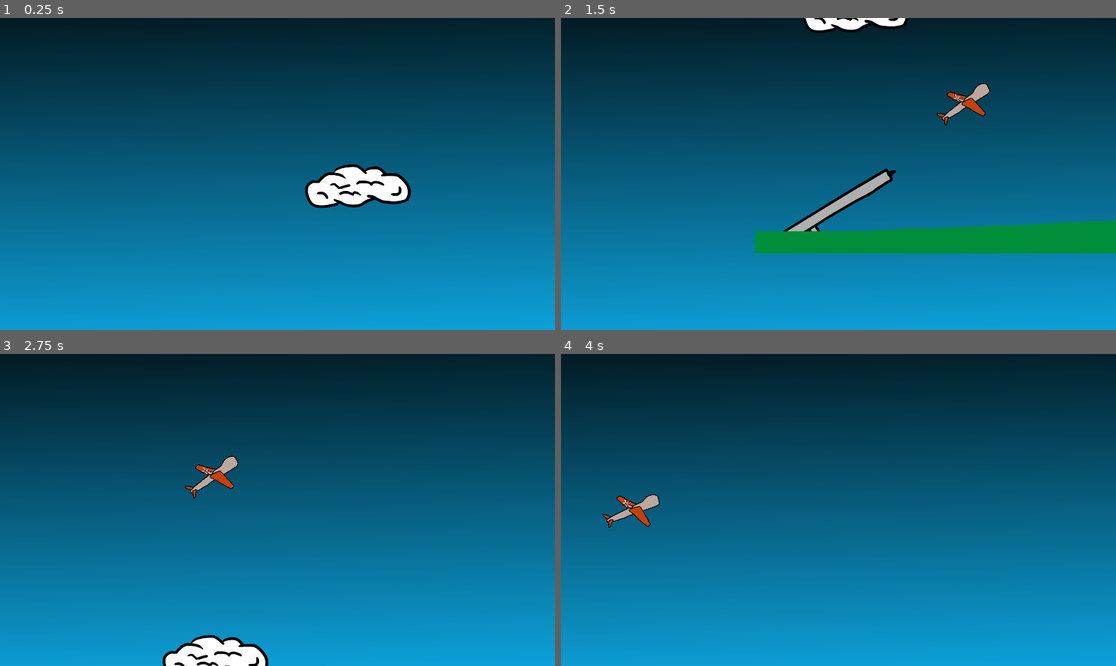
Above: before the commit, frames 1-4 (two rows, left to right).
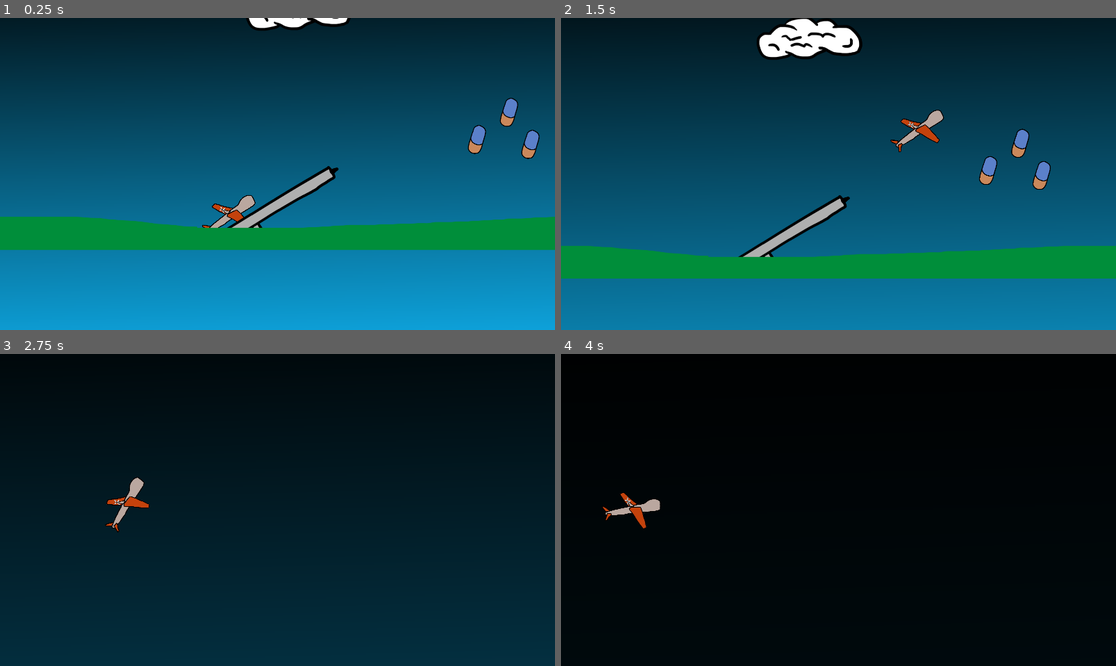
Above: after the commit, the same moments.

Repository: SirLich/ldjam-53
Game: Godot game, scene res://game.tscn
The game is run twice, just before and just after one commit, with the same random seed, the same clock (stepped at 60 frames per second) and the same inputs.
Inputs (mouse positions are in pixels of both pictures, inside the frame that each line leads up to):
- Up to frame 1 (0.25 s): no input
- Up to frame 2 (1.5 s): tap Enter at 0.5 s; move the mouse to (960, 158) at 0.52 s; hold D 0.53-1.28 s; tap Space (spacebar) at 0.6, 1.35 s; move the mouse to (727, 189) at 1.27 s; hold S from 1.28 s (still down)
- Up to frame 3 (2.75 s): move the mouse to (333, 441) at 2.02 s; release S at 2.03 s; hold D from 2.03 s (still down); tap F at 2.1 s; tap Space (spacebar) at 2.3 s
- Up to frame 4 (4 s): move the mouse to (810, 572) at 2.77 s; release D at 2.78 s; hold W 2.78-3.53 s; tap Space (spacebar) at 2.85, 3.6 s; move the mouse to (1005, 556) at 3.52 s; hold A from 3.53 s (still down)

The runs differ from the first frame. In frame 1, 13% of the frame differs, in the area x 0-100%, y 0-75%; in frame 2, 53%; in frame 3, 100%, in the area x 0-100%, y 0-100%; in frame 4, 100%.

Commit message:
Work on world spawning

Diff:
--- /dev/null
+++ b/game.gd
@@ -0,0 +1,7 @@
+extends Node2D
+
+@export var tile_length : float
+
+# Called when the node enters the scene tree for the first time.
+func _ready():
+	pass # Replace with function body.
--- a/game.tscn
+++ b/game.tscn
@@ -1,11 +1,12 @@
-[gd_scene load_steps=11 format=3 uid="uid://bt7iua1otrdva"]
+[gd_scene load_steps=12 format=3 uid="uid://bt7iua1otrdva"]
 
+[ext_resource type="Script" path="res://game.gd" id="1_wrd2u"]
 [ext_resource type="Script" path="res://ignore_rot.gd" id="2_nm2xj"]
 [ext_resource type="Texture2D" uid="uid://dt54gbixfo5mx" path="res://assets/cloud.png" id="2_t87kk"]
 [ext_resource type="PackedScene" uid="uid://d1mgyajq1ivqs" path="res://scenes/launcher/launcher.tscn" id="4_gdlv2"]
 [ext_resource type="PackedScene" uid="uid://cwlmal66y0pqe" path="res://scenes/drone/drone.tscn" id="4_kgkqh"]
 [ext_resource type="Script" path="res://addons/phantom_camera/scripts/phantom_camera_host/phantom_camera_host.gd" id="5_jg1gd"]
-[ext_resource type="PackedScene" uid="uid://dhm8mnufcqcl3" path="res://scenes/floor/floor.tscn" id="6_uwy2k"]
+[ext_resource type="PackedScene" uid="uid://x2oc338rv3ul" path="res://scenes/tile/tile.tscn" id="7_vw8o2"]
 
 [sub_resource type="Gradient" id="Gradient_irhyx"]
 colors = PackedColorArray(0.00147889, 0.0905844, 0.475441, 1, 0.0874125, 0.698596, 0.809496, 1)
@@ -25,24 +26,34 @@
 width = 5
 
 [node name="Game" type="Node2D"]
+script = ExtResource("1_wrd2u")
+tile_length = 1920.0
 
-[node name="Background" type="Sprite2D" parent="."]
+[node name="Fixed" type="Node2D" parent="."]
+
+[node name="Background" type="Sprite2D" parent="Fixed" node_paths=PackedStringArray("world")]
 position = Vector2(276, 818)
 scale = Vector2(9.28929, 3.18381)
 texture = SubResource("GradientTexture2D_3uf1v")
 script = ExtResource("2_nm2xj")
 gradient = SubResource("GradientTexture1D_bqhyj")
+world = NodePath("../../World")
 
-[node name="Camera2D" type="Camera2D" parent="."]
+[node name="Camera2D" type="Camera2D" parent="Fixed"]
 position = Vector2(276, 818)
 
-[node name="PhantomCameraHost" type="Node" parent="Camera2D"]
+[node name="PhantomCameraHost" type="Node" parent="Fixed/Camera2D"]
 script = ExtResource("5_jg1gd")
 
-[node name="RemoteTransform2D" type="RemoteTransform2D" parent="Camera2D"]
+[node name="RemoteTransform2D" type="RemoteTransform2D" parent="Fixed/Camera2D"]
 remote_path = NodePath("../../Background")
 update_rotation = false
 update_scale = false
+
+[node name="Drone" parent="Fixed" node_paths=PackedStringArray("world") instance=ExtResource("4_kgkqh")]
+position = Vector2(125, 957)
+rotation = -0.572468
+world = NodePath("../../World")
 
 [node name="World" type="Node2D" parent="."]
 
@@ -57,11 +68,12 @@
 metadata/_edit_lock_ = true
 
 [node name="Launcher" parent="World" node_paths=PackedStringArray("drone") instance=ExtResource("4_gdlv2")]
-drone = NodePath("../../Drone")
+drone = NodePath("../../Fixed/Drone")
 
-[node name="Floor" parent="World" instance=ExtResource("6_uwy2k")]
+[node name="Tile1" parent="World" instance=ExtResource("7_vw8o2")]
+position = Vector2(-1920, 0)
 
-[node name="Drone" parent="." node_paths=PackedStringArray("world") instance=ExtResource("4_kgkqh")]
-position = Vector2(125, 957)
-rotation = -0.572468
-world = NodePath("../World")
+[node name="Tile2" parent="World" instance=ExtResource("7_vw8o2")]
+
+[node name="Tile3" parent="World" instance=ExtResource("7_vw8o2")]
+position = Vector2(1920, 0)
--- a/ignore_rot.gd
+++ b/ignore_rot.gd
@@ -1,11 +1,11 @@
 extends Sprite2D
 
 @export var gradient : GradientTexture1D
-
+@export var world : Node2D
 var range = 5
 
 func height_percentage():
-	return clamp(global_position.y / Global.max_height, 0, 1)
+	return clamp(-world.global_position.y / Global.max_height, 0, 1)
 
 
 func _process(delta):
--- a/scenes/drone/drone.gd
+++ b/scenes/drone/drone.gd
@@ -3,7 +3,7 @@
 
 var speed = 0
 var acceleration = 0
-var max_speed = 900 # Speed gain per second
+var max_speed = 900
 var rotation_speed = 1
 var max_rot = 2
 var launched = false
@@ -15,11 +15,11 @@
 	speed = 1
 	acceleration = 200
 
-	await get_tree().create_timer(1).timeout
+	await get_tree().create_timer(0.7).timeout
 	acceleration = 0
 	pcam.set_priority(2)
 
-	await get_tree().create_timer(2).timeout
+	await get_tree().create_timer(0.2).timeout
 	launched = true
 
 func _ready():
@@ -37,7 +37,5 @@
 		var blue = global_position.direction_to(get_global_mouse_position())
 		var test = red.angle_to(blue)
 
-		# var relative = global_position.angle_to(get_global_mouse_position()) / get_viewport().size.y * 2
 
-		print(test)
 		rotation = rotation + (rotation_speed * test * delta)
--- a/scenes/pill/pill.tscn
+++ b/scenes/pill/pill.tscn
@@ -1,10 +1,56 @@
-[gd_scene load_steps=2 format=3 uid="uid://cltoxd5aa63go"]
+[gd_scene load_steps=5 format=3 uid="uid://cltoxd5aa63go"]
 
 [ext_resource type="Texture2D" uid="uid://dui4bu2tstwhu" path="res://scenes/pill/pill.png" id="1_ixho7"]
+
+[sub_resource type="Animation" id="Animation_avxnu"]
+resource_name = "float"
+length = 0.2
+loop_mode = 1
+tracks/0/type = "value"
+tracks/0/imported = false
+tracks/0/enabled = true
+tracks/0/path = NodePath("Pill:position")
+tracks/0/interp = 1
+tracks/0/loop_wrap = true
+tracks/0/keys = {
+"times": PackedFloat32Array(0, 0.1, 0.2),
+"transitions": PackedFloat32Array(1.10218, 1, 1),
+"update": 0,
+"values": [Vector2(1, -3), Vector2(1, -30), Vector2(1, -3)]
+}
+
+[sub_resource type="Animation" id="Animation_h86uj"]
+length = 0.001
+tracks/0/type = "value"
+tracks/0/imported = false
+tracks/0/enabled = true
+tracks/0/path = NodePath("Pill:position")
+tracks/0/interp = 1
+tracks/0/loop_wrap = true
+tracks/0/keys = {
+"times": PackedFloat32Array(0),
+"transitions": PackedFloat32Array(1),
+"update": 0,
+"values": [Vector2(1, -1)]
+}
+
+[sub_resource type="AnimationLibrary" id="AnimationLibrary_mwadd"]
+_data = {
+"RESET": SubResource("Animation_h86uj"),
+"float": SubResource("Animation_avxnu")
+}
 
 [node name="Pill" type="Node2D"]
 
 [node name="Pill" type="Sprite2D" parent="."]
+position = Vector2(1, -1)
 rotation = 0.244346
-scale = Vector2(0.234, 0.234)
+scale = Vector2(0.261185, 0.261185)
 texture = ExtResource("1_ixho7")
+
+[node name="AnimationPlayer" type="AnimationPlayer" parent="."]
+autoplay = "float"
+speed_scale = 0.5
+libraries = {
+"": SubResource("AnimationLibrary_mwadd")
+}
--- /dev/null
+++ b/scenes/tile/tile.gd
@@ -0,0 +1,15 @@
+extends Node2D
+
+# Called when the node enters the scene tree for the first time.
+func _ready():
+	pass # Replace with function body.
+
+
+# Called every frame. 'delta' is the elapsed time since the previous frame.
+func _process(delta):
+	if global_position.x < -3000:
+
+		var copy = load("res://scenes/tile/tile.tscn").instantiate()
+		add_sibling(copy)
+		copy.global_position.x = global_position.x + (1920 * 3)
+		queue_free()
--- /dev/null
+++ b/scenes/tile/tile.tscn
@@ -0,0 +1,21 @@
+[gd_scene load_steps=4 format=3 uid="uid://x2oc338rv3ul"]
+
+[ext_resource type="Script" path="res://scenes/tile/tile.gd" id="1_baxb0"]
+[ext_resource type="Texture2D" uid="uid://7xy5jtubvjvr" path="res://assets/ground.png" id="1_gikd8"]
+[ext_resource type="PackedScene" uid="uid://cltoxd5aa63go" path="res://scenes/pill/pill.tscn" id="3_npa77"]
+
+[node name="Tile" type="Node2D"]
+script = ExtResource("1_baxb0")
+
+[node name="Ground" type="Sprite2D" parent="."]
+position = Vector2(958, 824)
+texture = ExtResource("1_gikd8")
+
+[node name="Pill" parent="." instance=ExtResource("3_npa77")]
+position = Vector2(969, 726)
+
+[node name="Pill2" parent="." instance=ExtResource("3_npa77")]
+position = Vector2(1080, 632)
+
+[node name="Pill3" parent="." instance=ExtResource("3_npa77")]
+position = Vector2(1154, 743)
